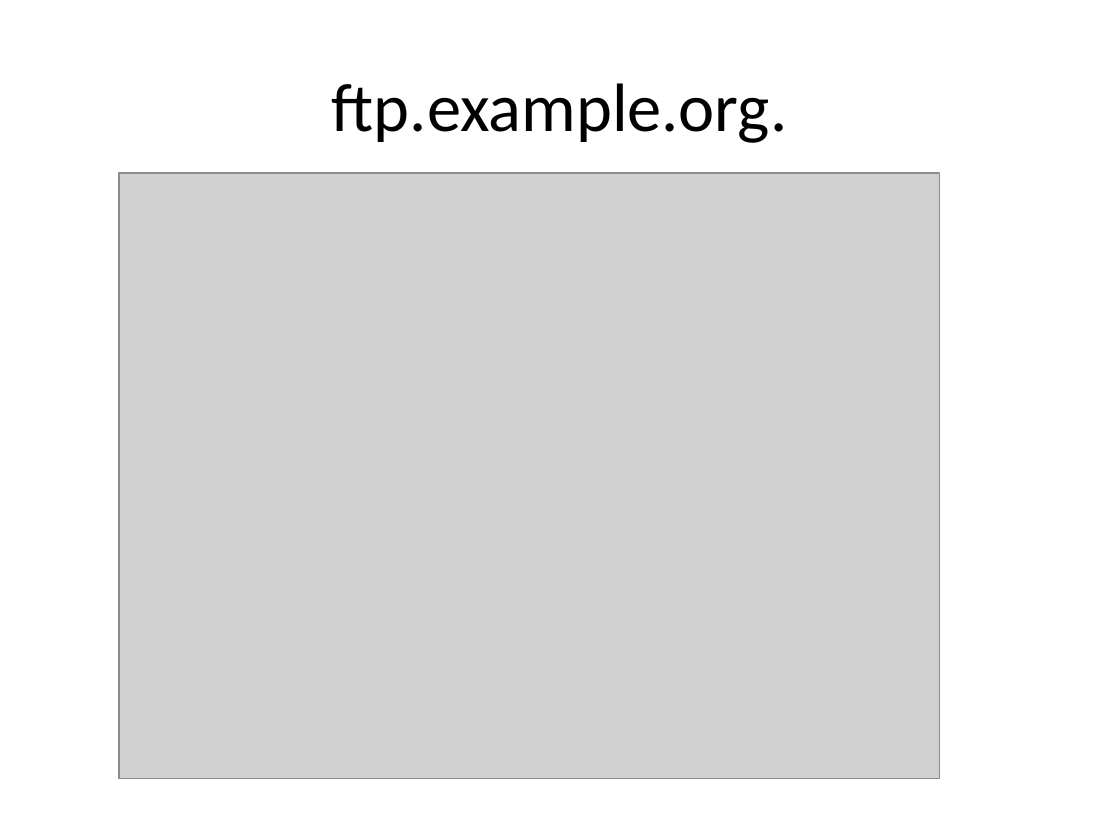
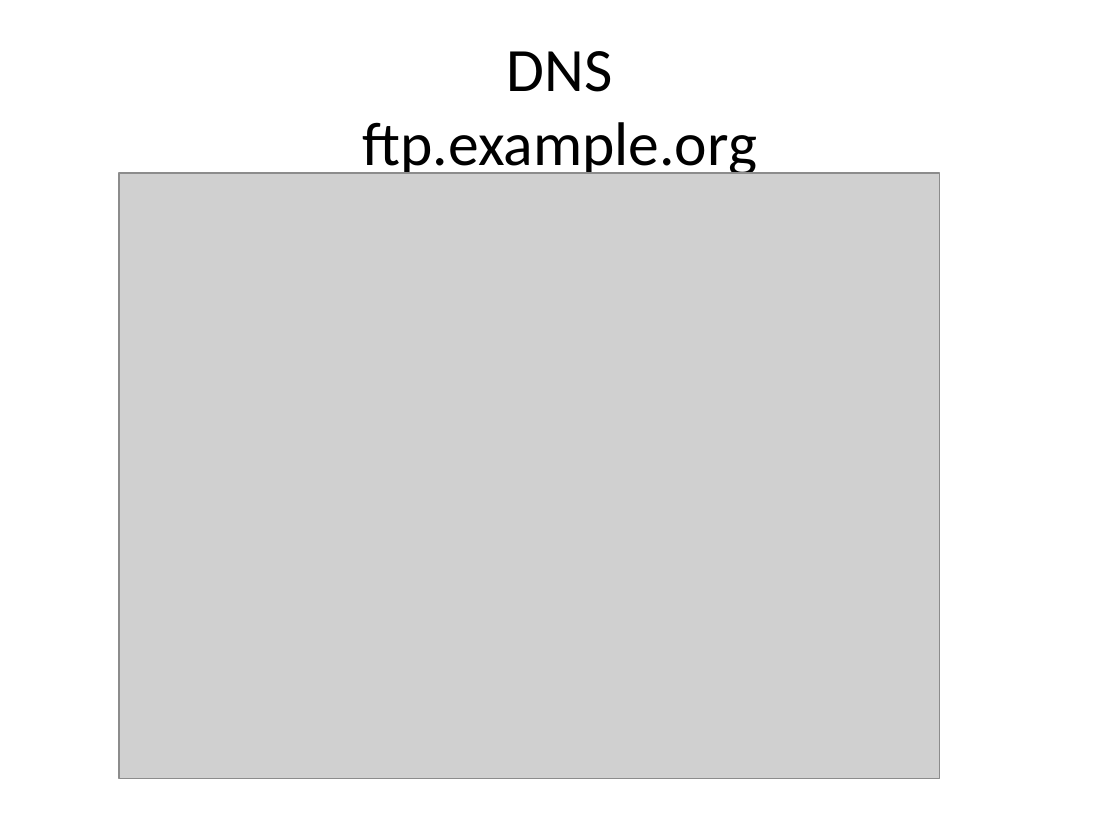
Before and after one commit to cemmerven/attrac, a slide deck: slide 16 of AttendanceTracker/Web Adresi.pptx (slide 15 before the commit). Drawn at 1120x840 pixels with LibreOffice and Linux fonts; fonts in the diff are those of the drawing; grey boxes stand for pictures. Boxes give left, top, right and bottom in pixels: in the first picture for what was removed or moved away, otherwise in the second. Text is boxed around its words. In the diff, an @@ line names an element or a change of style, - is before the commit and + after.

```diff
--- a/AttendanceTracker/Web Adresi.pptx
+++ b/AttendanceTracker/Web Adresi.pptx
@@ title at [363, 51, 757, 180]: text changed; size 44 to 39.6 pt @@
-ftp.example.org.
+DNS
+ftp.example.org
```
Also in this commit, not shown: 1 other slide changed, 9 slides added, 7 other files.
